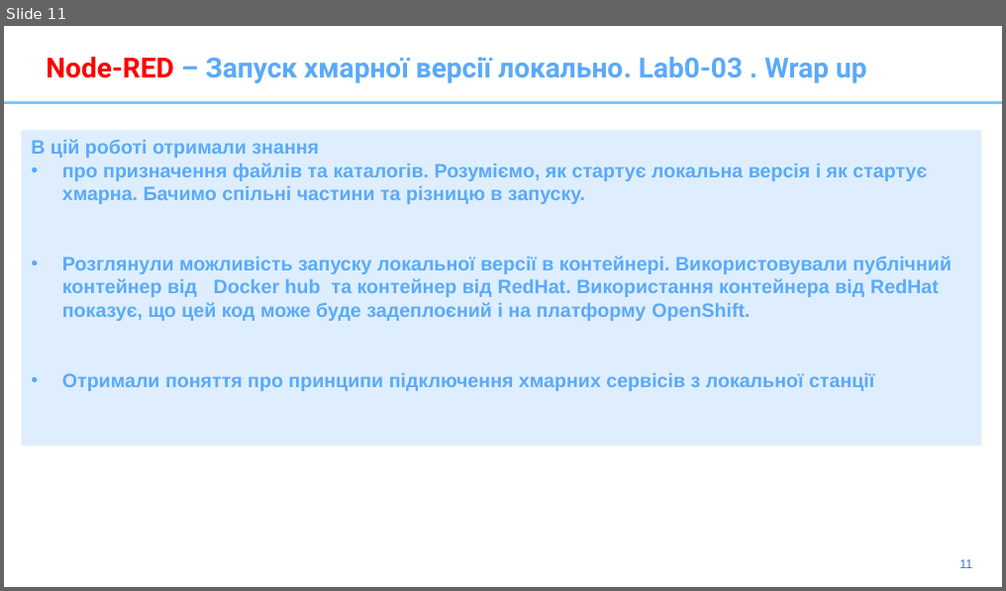
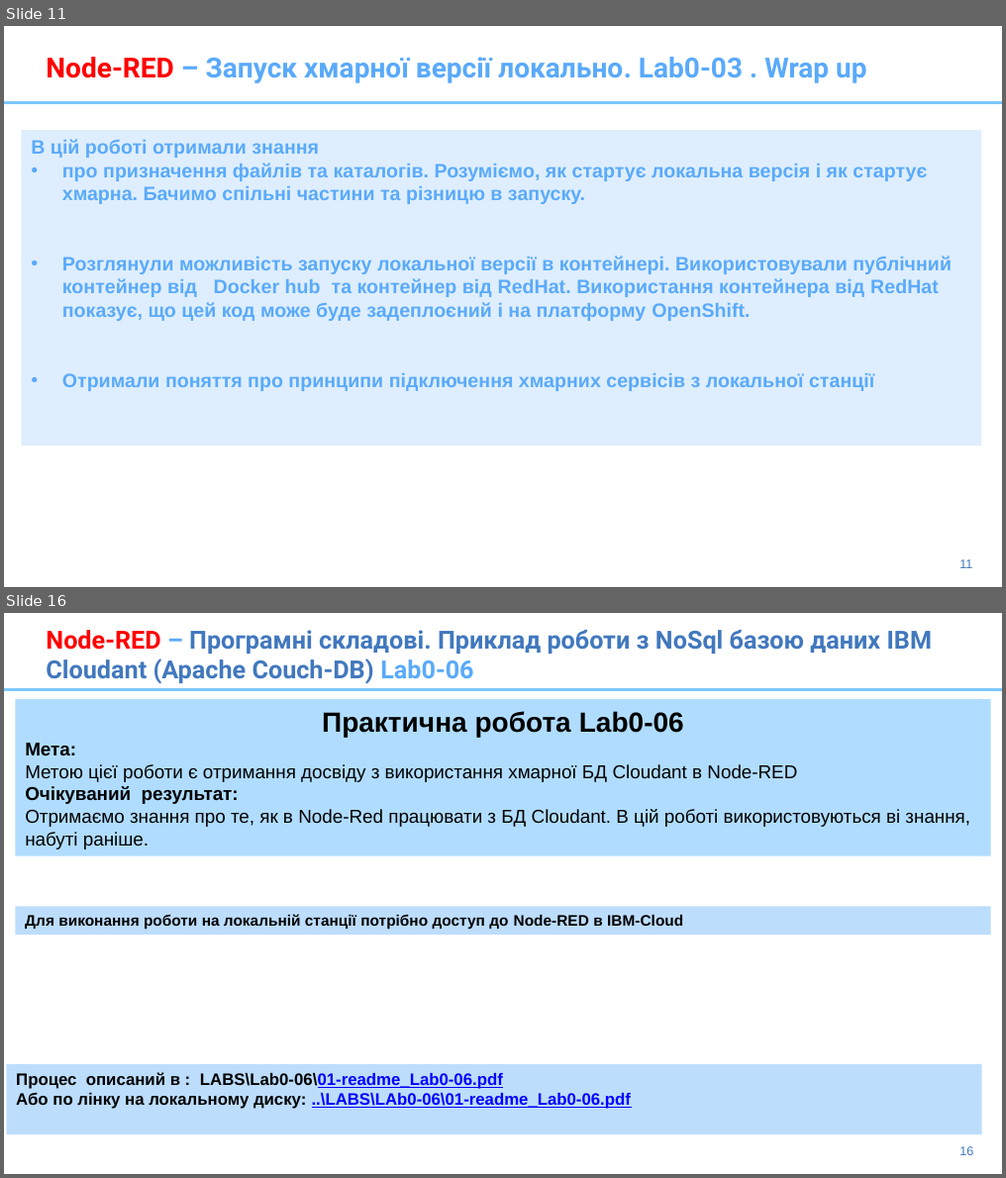
Before and after one commit to pavlo-shcherbukha/IBM-Node-Red-APP2020, a slide deck: presentation/2-Node-Red-2020-DeploymentOnCloud.pptx. Shown one above the other, each under a label of ours: slide 11 before the commit, slides 11 and 16 after it; the slides between them are not shown. The pictures are 1006x591 and 1006x1178 pixels, drawn with LibreOffice and Linux fonts; fonts in the diff are those of the drawing. Boxes give left, top, right and bottom in pixels: in the first picture for what was removed or moved away, otherwise in the second. Text is boxed around its words. In the diff, an @@ line names an element or a change of style, - is before the commit and + after.

```diff
--- a/presentation/2-Node-Red-2020-DeploymentOnCloud.pptx
+++ b/presentation/2-Node-Red-2020-DeploymentOnCloud.pptx
@@ slide 16 added at (x1=4, y1=613, x2=1002, y2=1174), background #FFFFFF; not listed: 2 template elements that a slide beside it also shows @@
@@ title added at (x1=46, y1=630, x2=932, y2=684), 18 pt, text #4178BE, bold @@
+Node-RED – Програмні складові. Приклад роботи з NoSql базою даних IBM Cloudant (Apache Couch-DB) Lab0-06
@@ rectangle added at (x1=15, y1=699, x2=990, y2=856), fill #B0DDFF, 13.5 pt, text #000000 @@
+Практична робота Lab0-06
+Мета:
+Метою цієї роботи є отримання досвіду з використання хмарної БД Cloudant в Node-RED
+Очікуваний результат:
+Oтримаємо знання про те, як в Node-Red працювати з БД Cloudant. В цій роботі використовуються ві знання, набуті раніше.
@@ rectangle added at (x1=15, y1=906, x2=990, y2=936), fill #BDDDFD, 11 pt, text #000000, bold @@
+Для виконання роботи на локальній станції потрібно доступ до Node-RED в IBM-Cloud
@@ rectangle added at (x1=6, y1=1064, x2=981, y2=1135), fill #BDDDFD, 12 pt, text #0000FF, bold, underline @@
+Процес описаний в : LABS\Lab0-06\01-readme_Lab0-06.pdf
+Або по лінку на локальному диску: ..\LABS\LAb0-06\01-readme_Lab0-06.pdf
```
Also in this commit, not shown: 3 slides changed, 5 other slides added, 1 other file.
